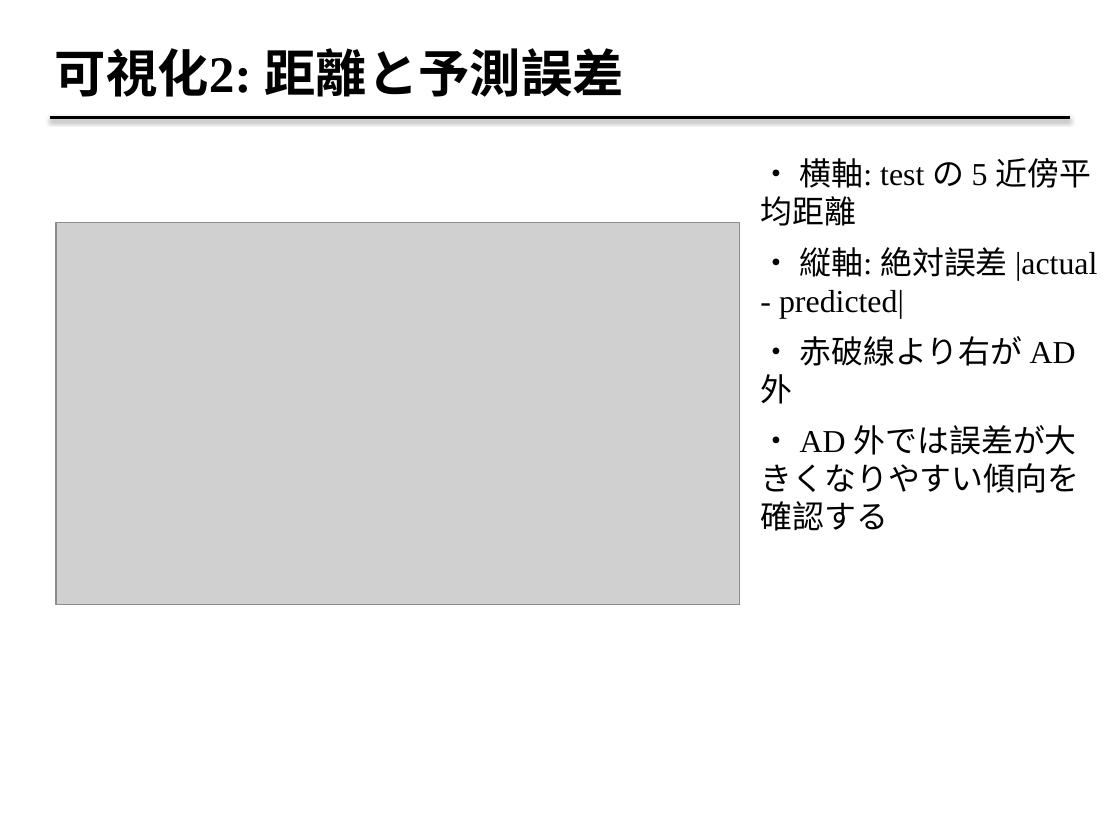
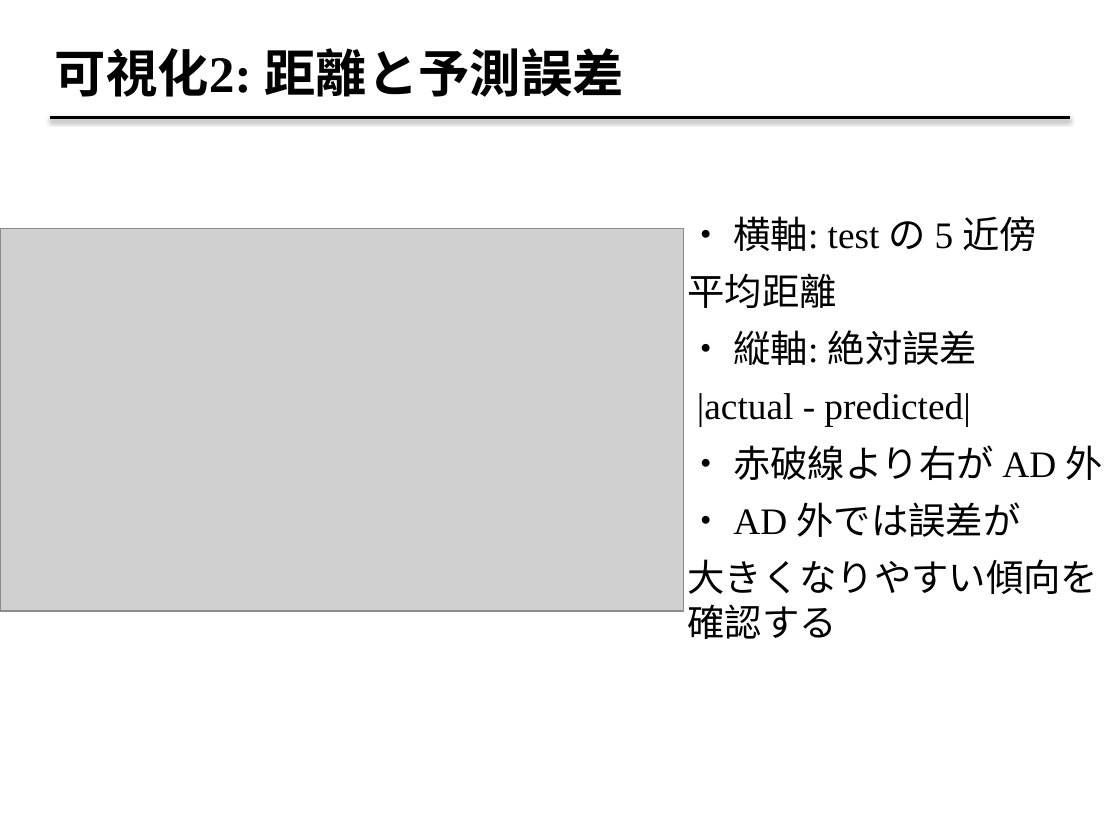
Before and after one commit to fukumoto-riku/python_seminar, a slide deck: slide 22 of 第7回/applicability-domain_2026_07_07.pptx. Drawn at 1120x840 pixels with LibreOffice and Linux fonts; fonts in the diff are those of the drawing; grey boxes stand for pictures. Boxes give left, top, right and bottom in pixels: in the first picture for what was removed or moved away, otherwise in the second. Text is boxed around its words. In the diff, an @@ line names an element or a change of style, - is before the commit and + after.

```diff
--- a/第7回/applicability-domain_2026_07_07.pptx
+++ b/第7回/applicability-domain_2026_07_07.pptx
@@ text "・ 横軸: test の 5 ...": place and size @@
-text "・ 横軸: test の 5 ..." at [760,158,1097,531]
+text "・ 横軸: test の 5 ..." at [688,216,1103,639]
@@ picture: place and size @@
-picture at [56,223,739,605]
+picture at [0,228,683,610]
@@ text at [688,216,1038,427]: text changed; size 20.5 to 24 pt @@
-・ 横軸: test の 5 近傍平均距離
-・ 縦軸: 絶対誤差 |actual - predicted|
+・ 横軸: test の 5 近傍
+平均距離
+・ 縦軸: 絶対誤差
+|actual - predicted|
@@ text at [688,445,1103,480]: size 20.5 to 24 pt in "・ 赤破線より右が AD 外" @@
@@ text at [688,502,1099,639]: text changed; size 20.5 to 24 pt @@
-・ AD 外では誤差が大きくなりやすい傾向を確認する
+・ AD 外では誤差が
+大きくなりやすい傾向を確認する
```
Also in this commit, not shown: 11 other slides changed, 2 other files.
